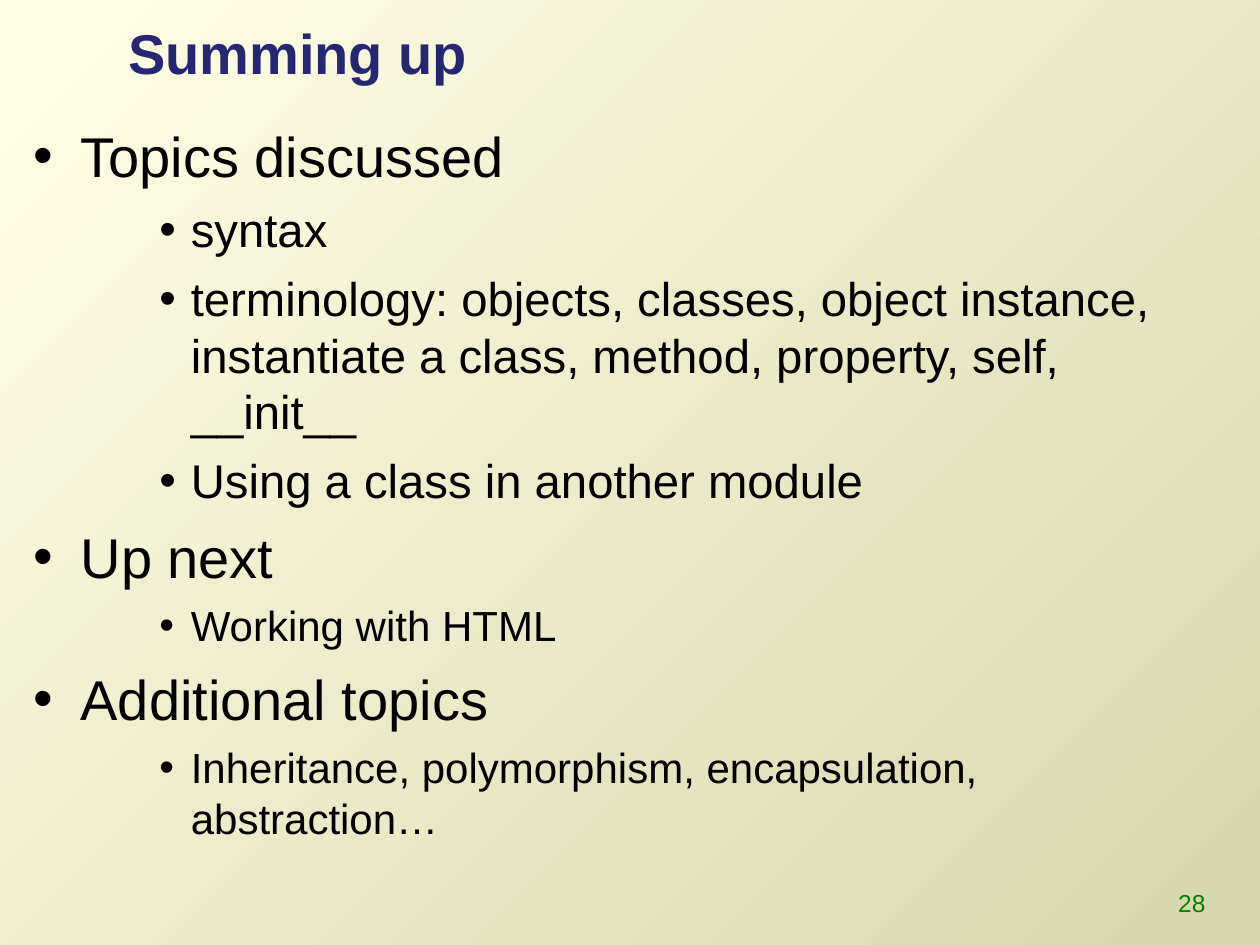
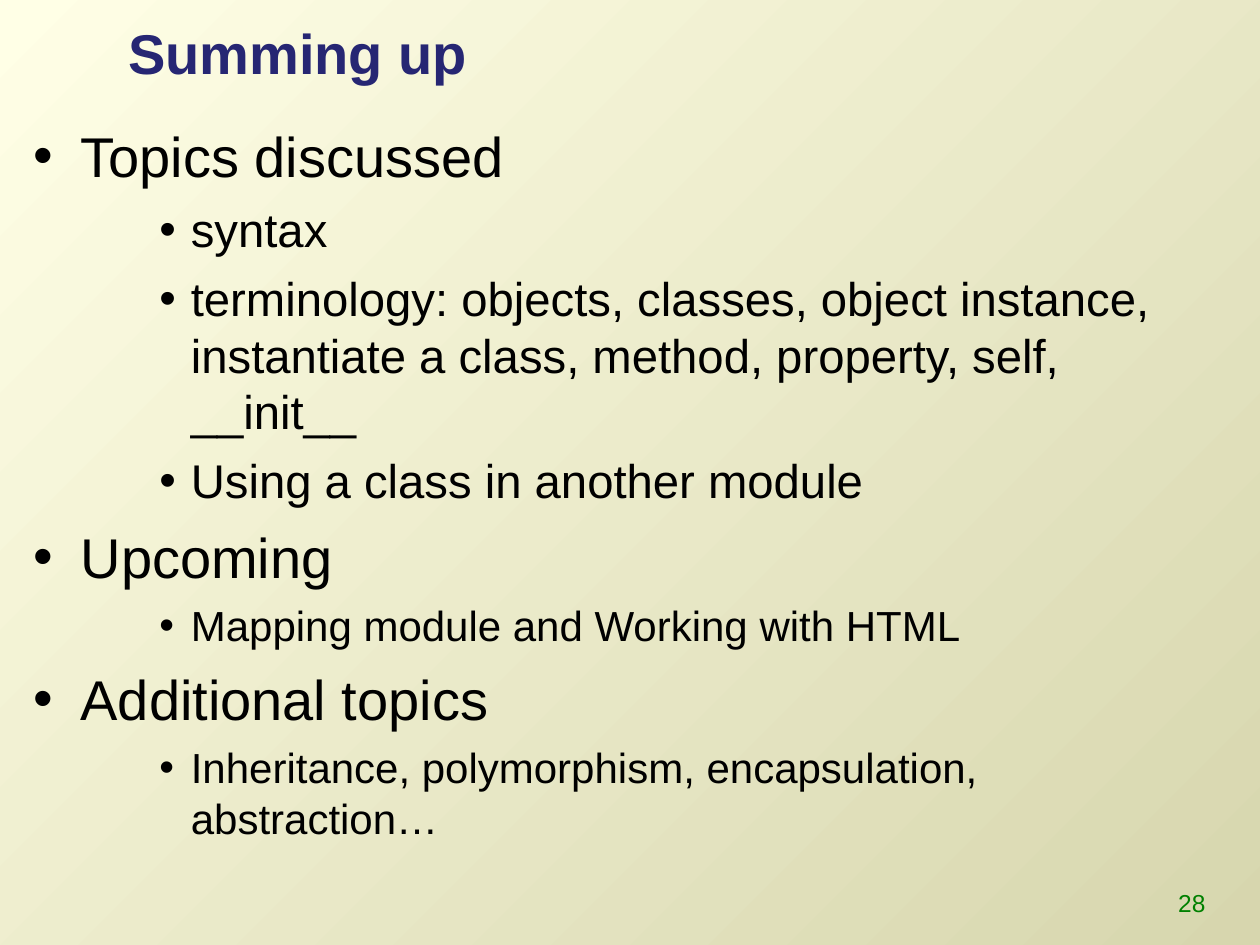
Before and after one commit to lgtateos/gis540, a slide deck: slide 28 of slides/classes.ppt. Drawn at 1260x945 pixels with LibreOffice and Linux fonts; fonts in the diff are those of the drawing. Boxes give left, top, right and bottom in pixels: in the first picture for what was removed or moved away, otherwise in the second. Text is boxed around its words. In the diff, an @@ line names an element or a change of style, - is before the commit and + after.

```diff
--- a/slides/classes.ppt
+++ b/slides/classes.ppt
@@ text at bbox=[81, 537, 960, 650]: text changed @@
-• Up next
-    • Working with HTML
+• Upcoming
+    • Mapping module and Working with HTML
```
Also in this commit, not shown: 3 other slides changed, 2 slides added, 2 slides removed.
